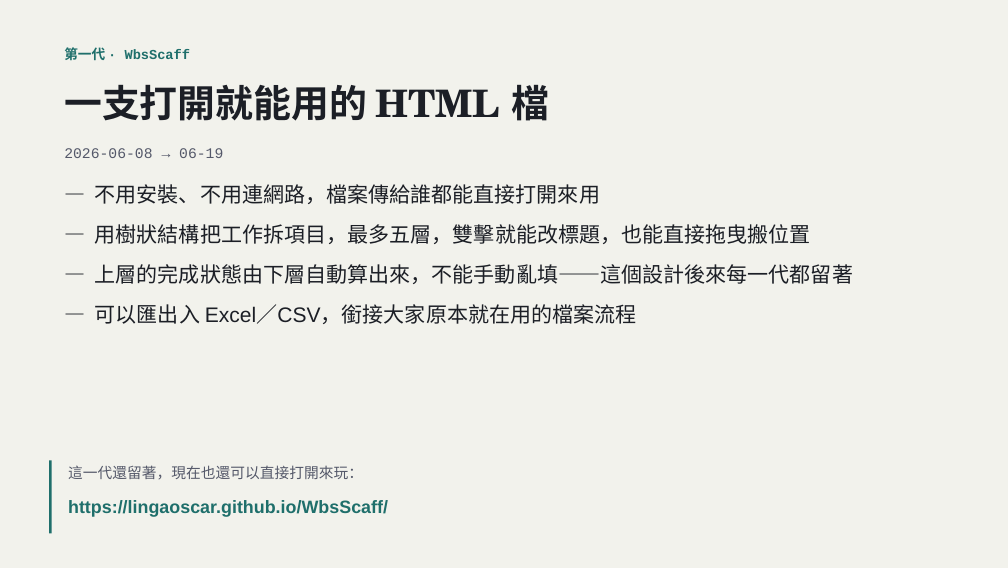
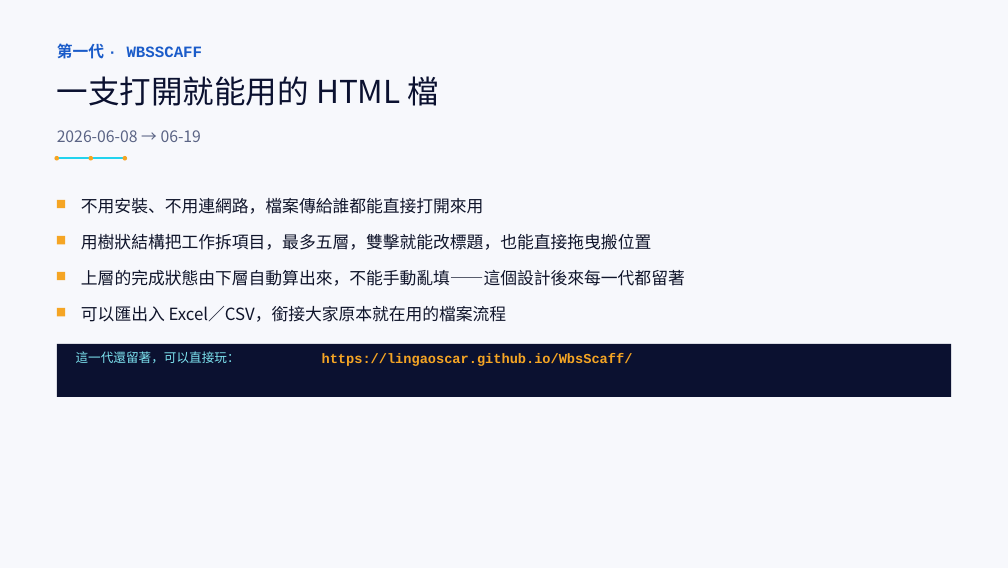
Before and after one commit to LinGaOscar/Spring-MissionBoard, a slide deck: slide 9 of docs/從HTML到SaaS_AI開發技巧回顧.pptx. Drawn at 1008x568 pixels with LibreOffice and Linux fonts; fonts in the diff are those of the drawing. Boxes give left, top, right and bottom in pixels: in the first picture for what was removed or moved away, otherwise in the second. Text is boxed around its words. In the diff, an @@ line names an element or a change of style, - is before the commit and + after.

Commit message:
docs: 簡報全 27 頁視覺重新設計
改用深靛藍／電光青／琥珀黃色系，封面與收尾 Q&A 頁改深色背景。開發歷程頁改時間軸視覺、數字統計頁改 KPI 儀表板風格、開發流程頁改流程圖、SaaS 與重構動機兩頁改左右對照面板。真實對話紀錄兩頁重新核對原始群組圖形裡的逐字內容，避免上次擷取遺漏。畫面截圖統一加外框與角標。內容全部沿用原文，純視覺改版。

```diff
--- a/docs/從HTML到SaaS_AI開發技巧回顧.pptx
+++ b/docs/從HTML到SaaS_AI開發技巧回顧.pptx
@@ background #F2F2EC to #F7F8FC @@
@@ text at (57, 43, 203, 59): text changed; size 13 to 15 pt; text colour #1F6F6B to #1B5CC9 @@
-第一代 · WbsScaff
+第一代 · WBSSCAFF
@@ text "一支打開就能用的 HTML 檔" at (57, 76, 440, 106): size 36 to 30 pt, text colour #1C1F26 to #0B1130, bold off; font Arial to Noto Sans CJK SC in "一支打開就能用的 檔"; font TeX Gyre Schola to Noto Sans CJK SC in "HTML" @@
@@ text "2026-06-08 → 06-19": place and size @@
-text "2026-06-08 → 06-19" at (64, 148, 223, 158)
+text "2026-06-08 → 06-19" at (57, 130, 201, 142)
@@ text "2026-06-08 → 06-19" at (57, 130, 201, 142): size 14 to 15 pt, font Courier New to Noto Sans CJK SC, text colour #55596A to #5B6485 @@
@@ ellipse added at (54, 156, 59, 160), fill #F5A524 @@
@@ line added from (57, 158) to (125, 158), #22D3EE 1.5 pt @@
@@ ellipse added at (89, 156, 93, 160), fill #F5A524 @@
@@ ellipse added at (123, 156, 127, 160), fill #F5A524 @@
@@ rectangle added at (57, 200, 65, 208), fill #F5A524 @@
@@ text added at (81, 198, 484, 214), 16 pt, text #10152B @@
+不用安裝、不用連網路，檔案傳給誰都能直接打開來用
@@ rectangle added at (57, 236, 65, 244), fill #F5A524 @@
@@ text added at (81, 234, 651, 250), 16 pt, text #10152B @@
+用樹狀結構把工作拆項目，最多五層，雙擊就能改標題，也能直接拖曳搬位置
@@ rectangle added at (57, 272, 65, 280), fill #F5A524 @@
@@ text at (81, 270, 685, 286): text changed; size 20 to 16 pt; font Arial to Noto Sans CJK SC; text colour #1C1F26 to #10152B @@
-— 不用安裝、不用連網路，檔案傳給誰都能直接打開來用
-— 用樹狀結構把工作拆項目，最多五層，雙擊就能改標題，也能直接拖曳搬位置
-— 上層的完成狀態由下層自動算出來，不能手動亂填——這個設計後來每一代都留著
-— 可以匯出入 Excel／CSV，銜接大家原本就在用的檔案流程
+上層的完成狀態由下層自動算出來，不能手動亂填——這個設計後來每一代都留著
@@ rectangle added at (57, 308, 65, 316), fill #F5A524 @@
@@ text added at (81, 306, 507, 322), 16 pt, text #10152B @@
+可以匯出入 Excel／CSV，銜接大家原本就在用的檔案流程
@@ rectangle added at (57, 344, 951, 397), fill #0B1130 @@
@@ text at (76, 351, 240, 363): text changed; size 14 to 12 pt; font Arial to Noto Sans CJK SC; text colour #55596A to #7DE3F0 @@
-這一代還留著，現在也還可以直接打開來玩：
+這一代還留著，可以直接玩：
@@ text "https://lingaoscar.github.io/WbsScaff/": place and size @@
-text "https://lingaoscar.github.io/WbsScaff/" at (68, 500, 388, 517)
+text "https://lingaoscar.github.io/WbsScaff/" at (322, 353, 633, 366)
@@ text "https://lingaoscar.github.io/WbsScaff/" at (322, 353, 633, 366): size 17 to 13 pt, font Arial to Courier New, text colour #1F6F6B to #F5A524 @@
@@ rectangle removed at (49, 460, 51, 533) @@
```
Also in this commit, not shown: 26 other slides changed.
